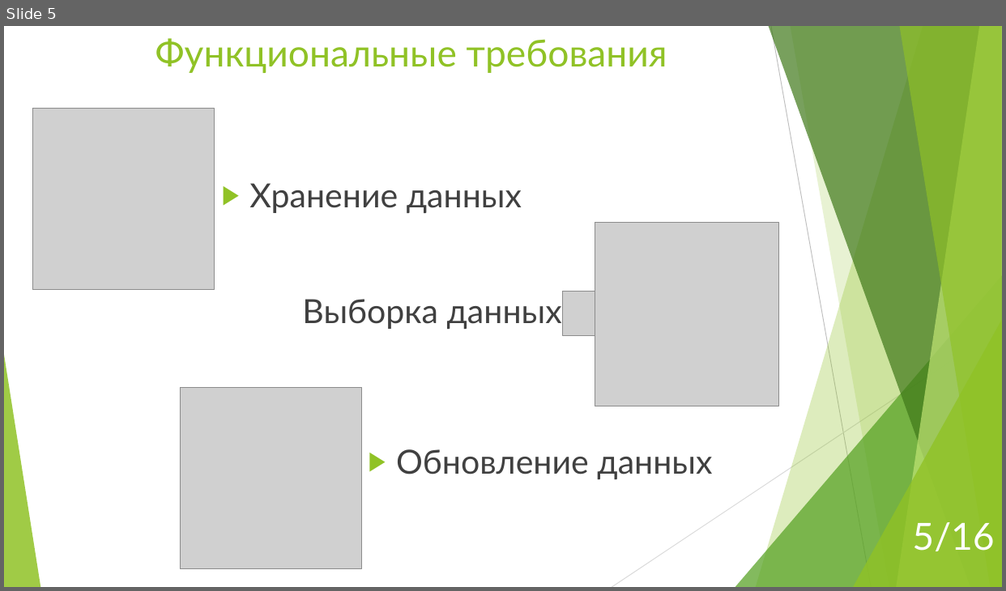
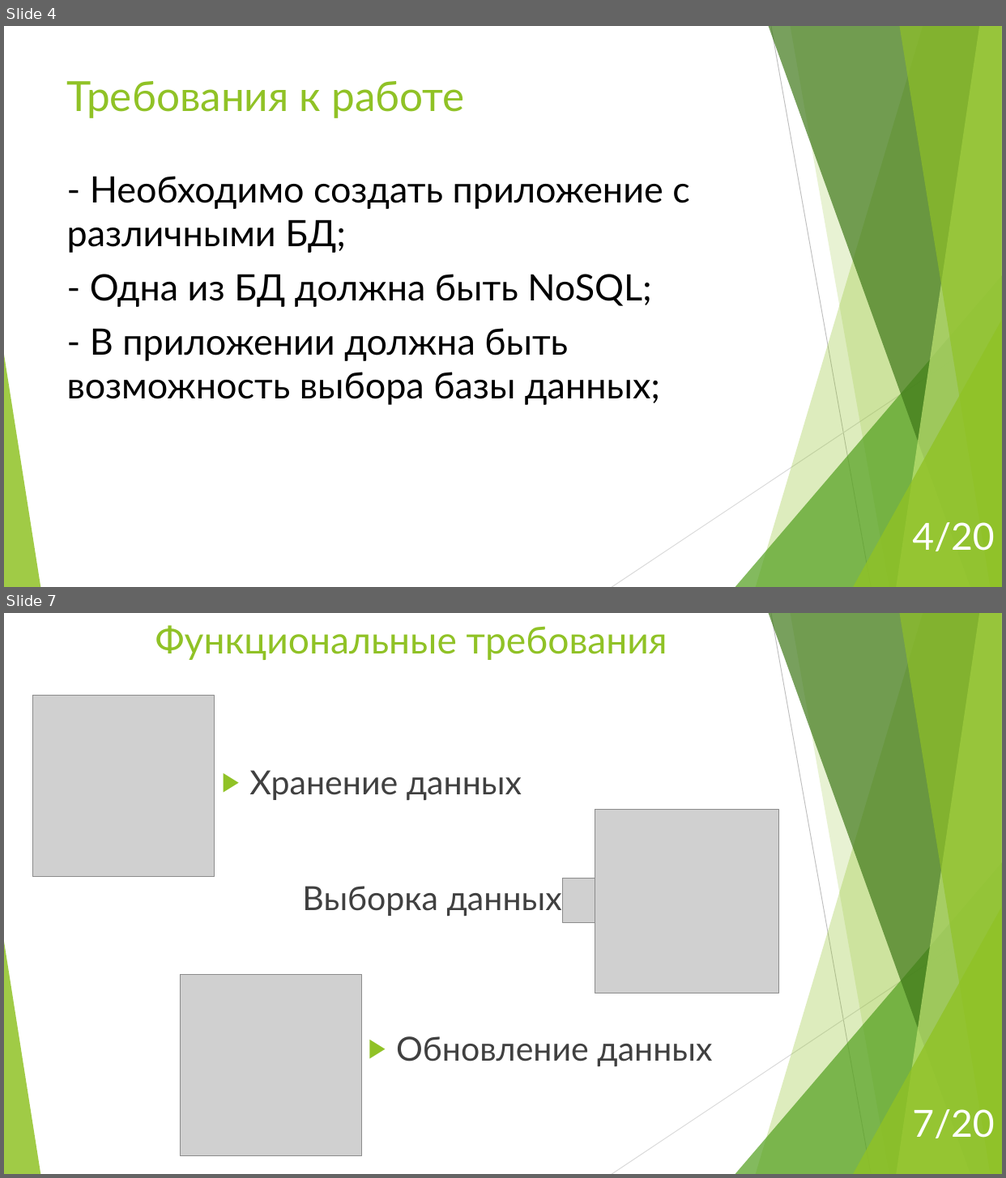
Before and after one commit to enitnel/mysterious-project, a slide deck: Dms coursework presentation.pptx. Shown one above the other, each under a label of ours: slide 5 before the commit, slides 4 and 7 after it; the slides between them are not shown. The pictures are 1006x591 and 1006x1178 pixels, drawn with LibreOffice and Linux fonts; fonts in the diff are those of the drawing; grey boxes stand for pictures. Boxes give left, top, right and bottom in pixels: in the first picture for what was removed or moved away, otherwise in the second. Text is boxed around its words. In the diff, an @@ line names an element or a change of style, - is before the commit and + after.

```diff
--- a/Dms coursework presentation.pptx
+++ b/Dms coursework presentation.pptx
@@ slide 4 added at bbox=[4, 26, 1002, 587], background #FFFFFF; not listed: 10 template elements that a slide beside it also shows @@
@@ title added at bbox=[67, 81, 465, 118], 40 pt, text #90C226 @@
+Требования к работе
@@ text added at bbox=[67, 176, 689, 405], 35 pt, text #000000 @@
+- Необходимо создать приложение с различными БД;
+- Одна из БД должна быть NoSQL;
+- В приложении должна быть возможность выбора базы данных;
@@ page number added at bbox=[912, 523, 994, 552], 36 pt, text #FFFFFF @@
+4/20
@@ what was slide 5 is now slide 7 @@
@@ page number at bbox=[912, 1110, 994, 1139]: text changed @@
-5/16
+7/20
```
Also in this commit, not shown: 5 slides changed, 3 other slides added, 4 other files.
